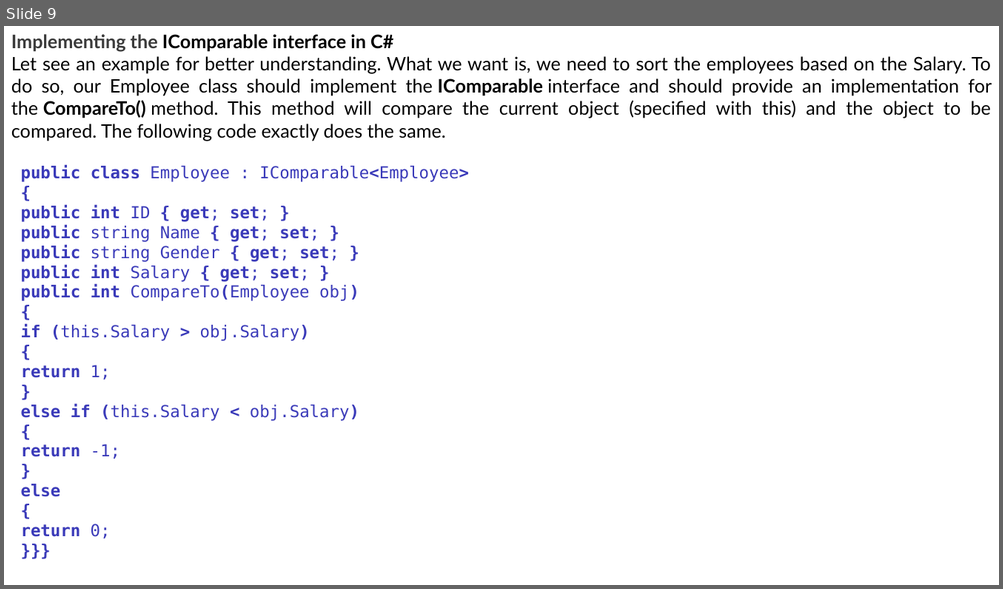
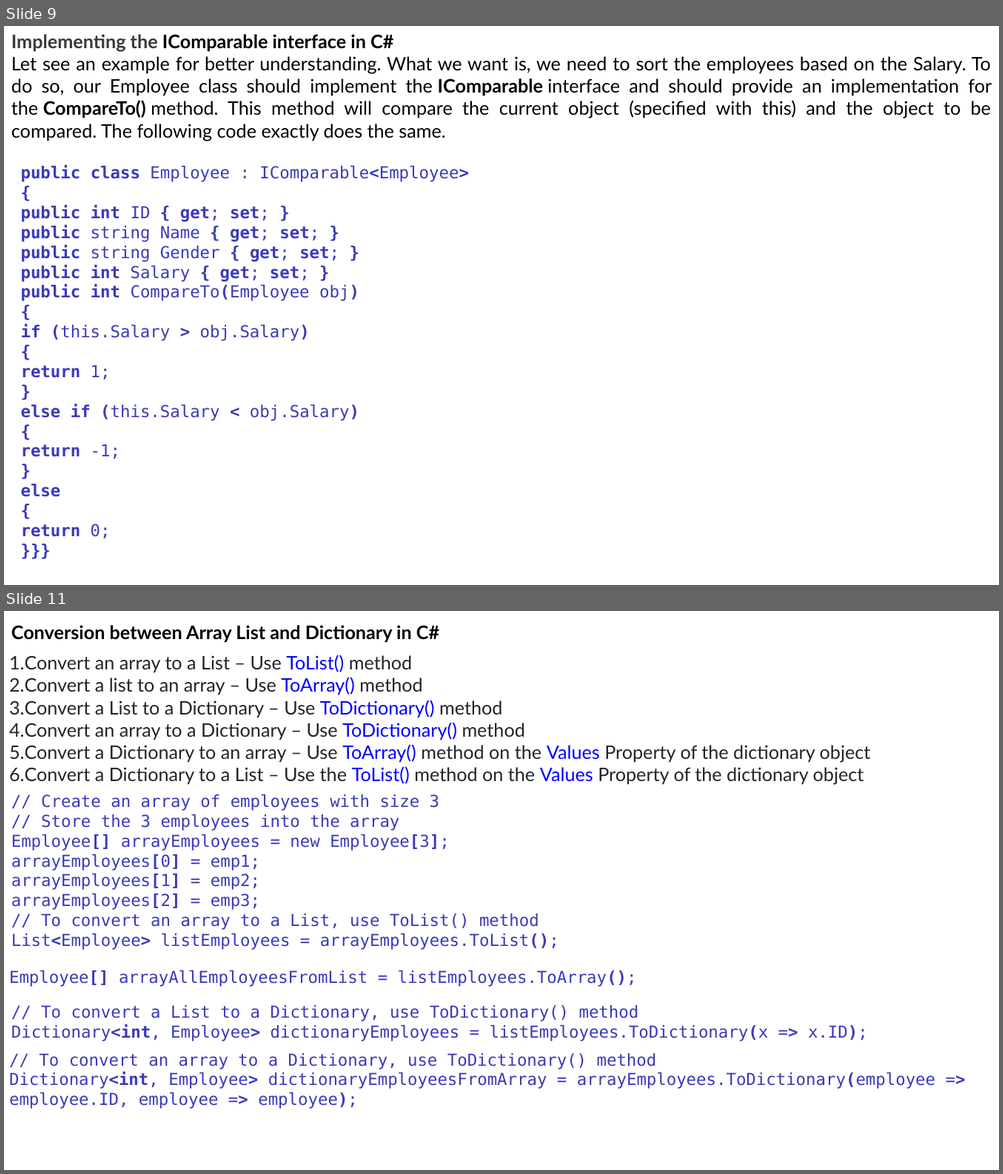
Before and after one commit to ratreraj/Csharpe-Dotnet-Sql-Docs, a slide deck: Collection.pptx. Shown one above the other, each under a label of ours: slide 9 before the commit, slides 9 and 11 after it; the slides between them are not shown. The pictures are 1003x589 and 1003x1174 pixels, drawn with LibreOffice and Linux fonts; fonts in the diff are those of the drawing. Boxes give left, top, right and bottom in pixels: in the first picture for what was removed or moved away, otherwise in the second. Text is boxed around its words. In the diff, an @@ line names an element or a change of style, - is before the commit and + after.

```diff
--- a/Collection.pptx
+++ b/Collection.pptx
@@ slide 11 added at [4, 611, 999, 1170], background #FFFFFF @@
@@ text added at [11, 625, 439, 643], 18 pt, text #000000, bold @@
+Conversion between Array List and Dictionary in C#
@@ text added at [9, 655, 871, 785], 18 pt, text #212529 @@
+1. Convert an array to a List – Use ToList() method
+2. Convert a list to an array – Use ToArray() method
+3. Convert a List to a Dictionary – Use ToDictionary() method
+4. Convert an array to a Dictionary – Use ToDictionary() method
+5. Convert a Dictionary to an array – Use ToArray() method on the Values Property of the dictionary object
+6. Convert a Dictionary to a List – Use the ToList() method on the Values Property of the dictionary object
@@ text added at [11, 795, 559, 950], 16 pt, text #3A3AB9 @@
+// Create an array of employees with size 3
+// Store the 3 employees into the array
+Employee[] arrayEmployees = new Employee[3];
+arrayEmployees[0] = emp1;
+arrayEmployees[1] = emp2;
+arrayEmployees[2] = emp3;
+// To convert an array to a List, use ToList() method
+List<Employee> listEmployees = arrayEmployees.ToList();
@@ text added at [9, 971, 637, 987], 16 pt, text #3A3AB9 @@
+Employee[] arrayAllEmployeesFromList = listEmployees.ToArray();
@@ text added at [11, 1005, 868, 1042], 16 pt, text #3A3AB9 @@
+// To convert a List to a Dictionary, use ToDictionary() method
+Dictionary<int, Employee> dictionaryEmployees = listEmployees.ToDictionary(x => x.ID);
@@ text added at [9, 1054, 935, 1109], 16 pt, text #3A3AB9 @@
+// To convert an array to a Dictionary, use ToDictionary() method
+Dictionary<int, Employee> dictionaryEmployeesFromArray = arrayEmployees.ToDictionary(employee => employee.ID, employee => employee);
```
Also in this commit, not shown: 2 other slides added, 1 other file.
